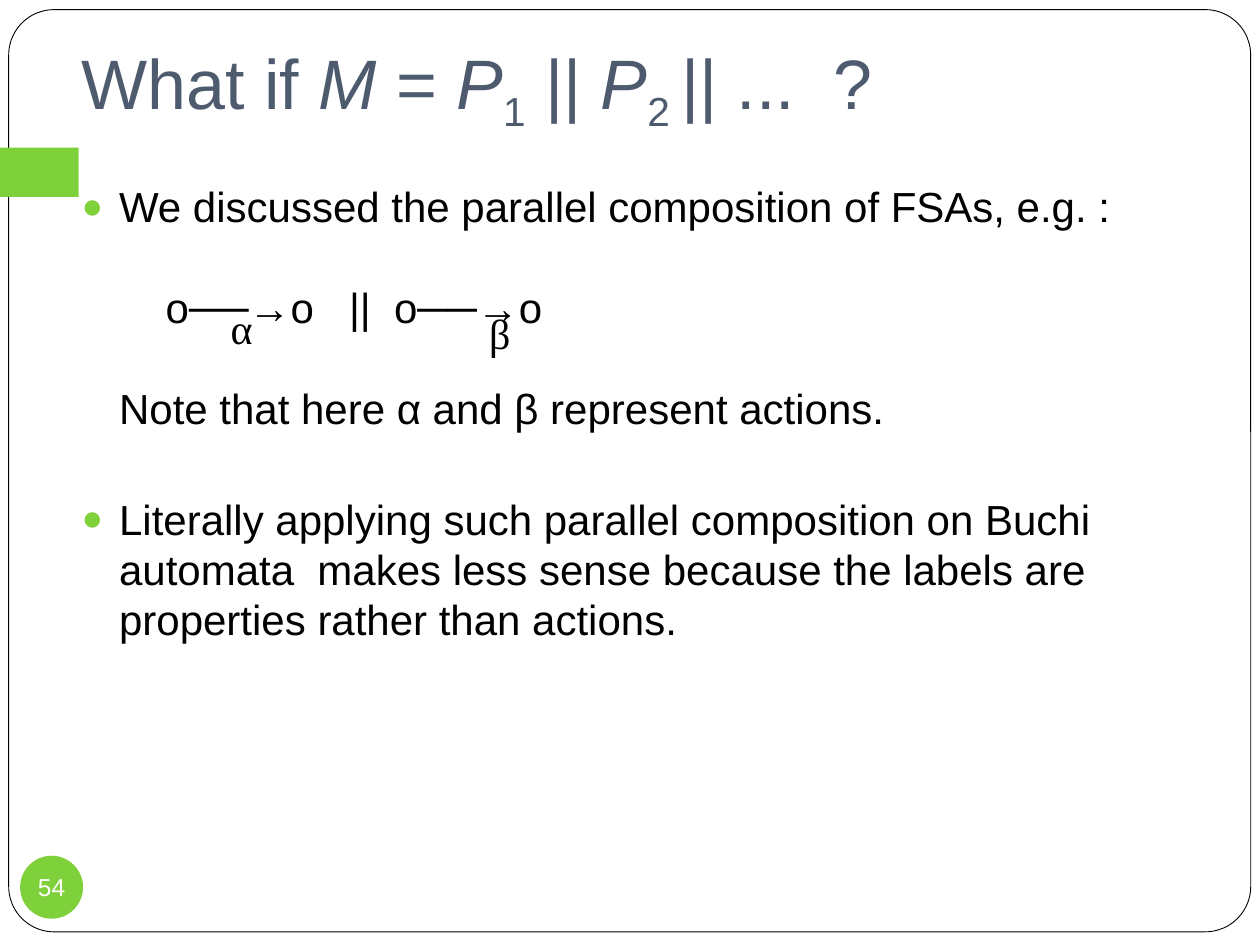
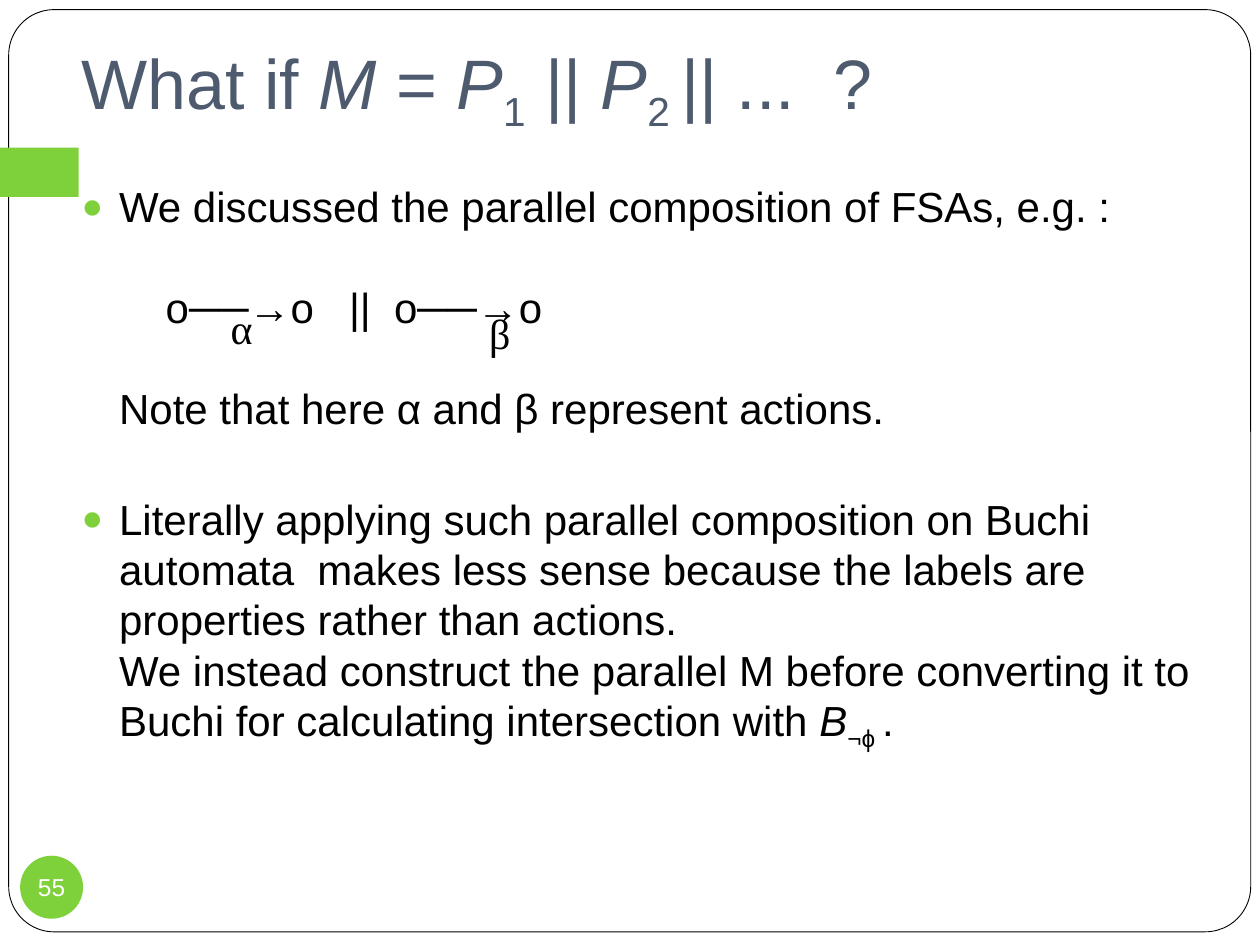
Before and after one commit to wooshrow/infopv, a slide deck: slide 55 of slides/PV_ltl.pptx (slide 54 before the commit). Drawn at 1260x945 pixels with LibreOffice and Linux fonts; fonts in the diff are those of the drawing. Boxes give left, top, right and bottom in pixels: in the first picture for what was removed or moved away, otherwise in the second. Text is boxed around its words. In the diff, an @@ line names an element or a change of style, - is before the commit and + after.

```diff
--- a/slides/PV_ltl.pptx
+++ b/slides/PV_ltl.pptx
@@ text at (x1=119, y1=504, x2=1189, y2=752): text changed @@
-● Literally applying such parallel composition on Buchi automata makes less sense because the labels are properties rather than actions.
+● Literally applying such parallel composition on Buchi automata makes less sense because the labels are properties rather than actions.
+  We instead construct the parallel M before converting it to Buchi for calculating intersection with B¬ϕ .
@@ page number at (x1=38, y1=879, x2=65, y2=897): text changed @@
-54
+55
```
Also in this commit, not shown: 20 other slides changed, 1 slide added, 1 other file.
